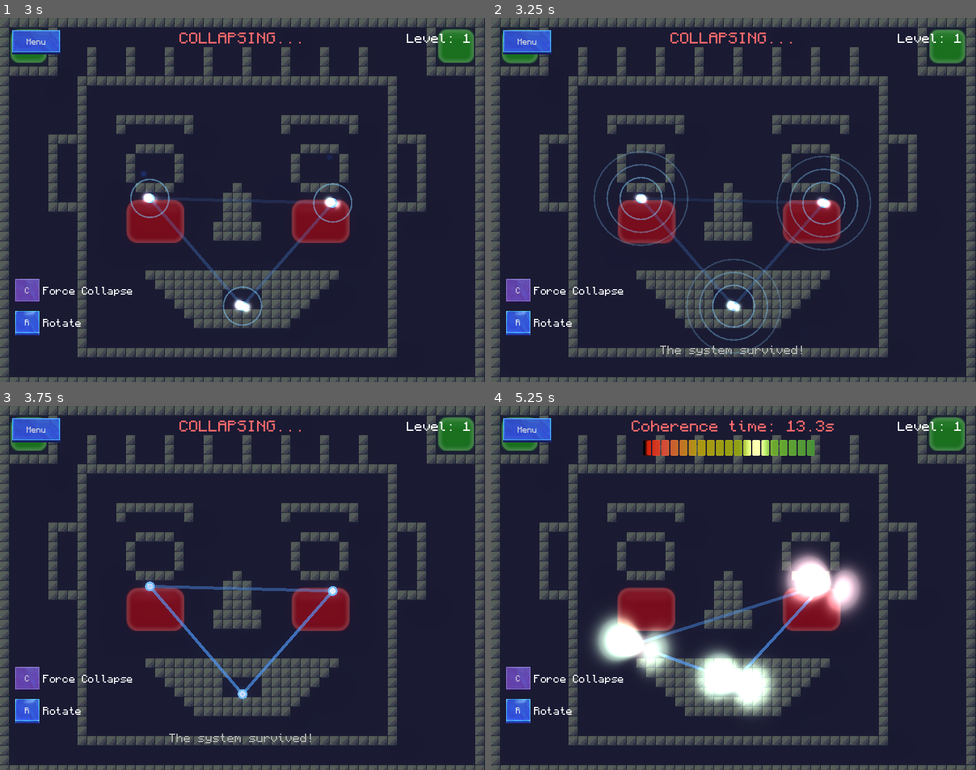
Above: before the commit, frames 1-4 (two rows, left to right).
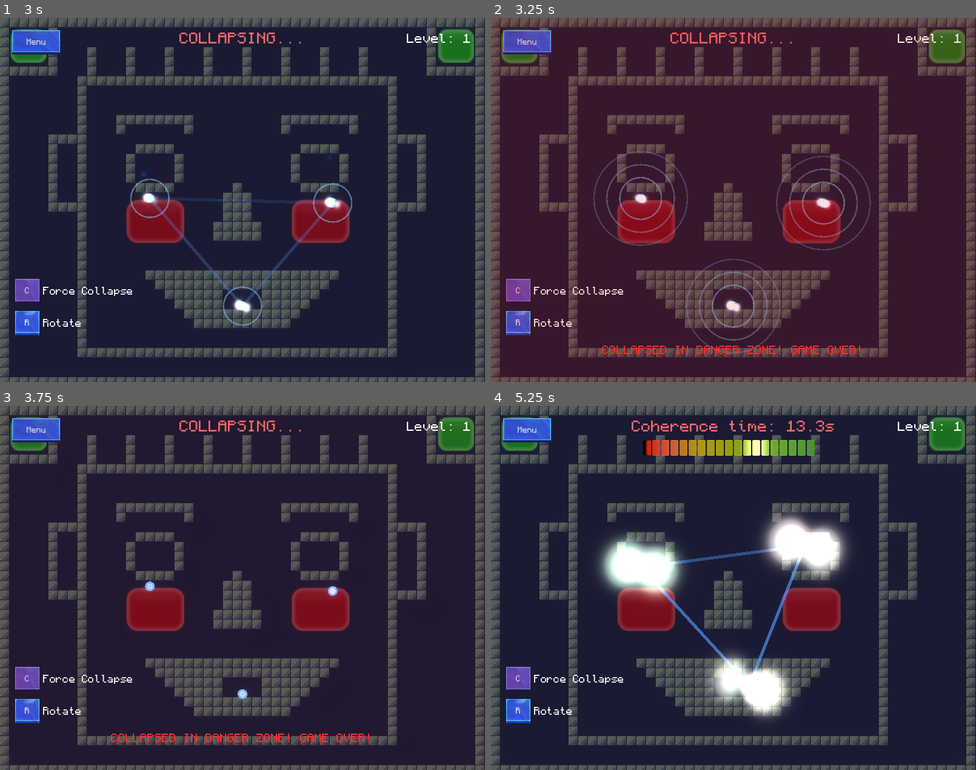
Above: after the commit, the same moments.

Repository: magnoint13/brinqo-2026
Game: Godot game, scene res://levels/Level09.tscn
Same seed, same stepped clock (60 frames per second), same inputs: the game is played once before the commit and once after it. This scene is started directly instead of the project's main scene. Sound files missing from this copy of the repository are replaced by a short silence.
Inputs:
- Up to frame 1 (3 s): click "C" at 0.5 s; hold D 1.28-2 s; hold R 1.28-2 s; tap Space at 1.52 s; click "R" at 2 s; hold S from 2.78 s (still down); tap C at 2.85 s
- Up to frame 2 (3.25 s): keep holding S; tap Space at 3.02 s
- Up to frame 3 (3.75 s): release S at 3.53 s; hold D from 3.53 s (still down); hold R from 3.53 s (still down)
- Up to frame 4 (5.25 s): tap Enter at 4.25 s; release D at 4.28 s; release R at 4.28 s; hold W 4.28-5.03 s; tap C at 4.35 s; tap Space at 4.52 s; hold A from 5.03 s (still down); hold R from 5.03 s (still down)

Frame 1 is identical in both runs. In frame 2, 77% of the frame differs, in the area x 0-100%, y 0-100%; in frame 3, 1.3%; in frame 4, 12%.

Commit message:
Win popup

Diff:
--- a/autoload/GameManager.gd
+++ b/autoload/GameManager.gd
@@ -21,6 +21,15 @@
 	get_tree().change_scene_to_file(level_path)
 
 func complete_current_level():
+	mark_level_complete()
+
+	var next_level = current_level + 1
+	if next_level <= TOTAL_LEVELS:
+		show_level_complete_screen()
+	else:
+		show_game_complete_screen()
+
+func mark_level_complete():
 	level_completed.emit(current_level)
 
 	var next_level = current_level + 1
@@ -29,18 +38,13 @@
 		level_unlocked.emit(next_level)
 		save_progress()
 
-	if next_level <= TOTAL_LEVELS:
-		show_level_complete_screen()
-	else:
-		show_game_complete_screen()
-
 func show_level_complete_screen():
-	await get_tree().create_timer(2.0).timeout
-	go_to_level_select()
+	# This is now handled by the WinPopup in the game scene
+	pass
 
 func show_game_complete_screen():
-	await get_tree().create_timer(2.0).timeout
-	go_to_main_menu()
+	# This is now handled by the WinPopup in the game scene
+	pass
 
 func restart_current_level():
 	start_level(current_level)
--- a/levels/Level01.tscn
+++ b/levels/Level01.tscn
@@ -1,8 +1,8 @@
 [gd_scene format=3 uid="uid://d0ei0humym7xm"]
 
-[ext_resource type="Script" uid="uid://ct2w8kj0h5k3n" path="res://scripts/main.gd" id="1_main"]
-[ext_resource type="Script" uid="uid://h6k4g2dkqdyw" path="res://scripts/particles_container.gd" id="2_container"]
-[ext_resource type="VideoStream" uid="uid://bp26wjy37fi6o" path="res://resources/Backgrounds/01.ogv" id="4_ke2w7"]
+[ext_resource type="Script" uid="uid://dkc7esyr3coot" path="res://scripts/main.gd" id="1_main"]
+[ext_resource type="Script" uid="uid://cyumxs3xlax8d" path="res://scripts/particles_container.gd" id="2_container"]
+[ext_resource type="VideoStream" uid="uid://bp26wjy37fi6o" path="res://resources/backgrounds/01.ogv" id="4_ke2w7"]
 [ext_resource type="PackedScene" uid="uid://hud001" path="res://ui/HUD.tscn" id="5_hud"]
 [ext_resource type="PackedScene" uid="uid://b3wacdn6krm77" path="res://scenes/VFXManager.tscn" id="6_vfxmanager"]
 [ext_resource type="Texture2D" uid="uid://cpa4euhh5ih3g" path="res://resources/green_zone_tile.png" id="7_j3ln7"]
--- a/levels/Level09.tscn
+++ b/levels/Level09.tscn
@@ -242,14 +242,14 @@
 
 [node name="RedZone" type="Node2D" parent="." unique_id=1662637452]
 
-[node name="TileMapLayer5" type="TileMapLayer" parent="RedZone" unique_id=85765890]
+[node name="TileMapLayer" type="TileMapLayer" parent="RedZone" unique_id=85765890]
 material = SubResource("ShaderMaterial_1614b")
 position = Vector2(385, 227.5)
 scale = Vector2(6, 4.5)
 tile_map_data = PackedByteArray("AAABAAEAAQAAAAAAAAA=")
 tile_set = SubResource("TileSet_fgqnm")
 
-[node name="TileMapLayer6" type="TileMapLayer" parent="RedZone" unique_id=1598477825]
+[node name="TileMapLayer2" type="TileMapLayer" parent="RedZone" unique_id=1598477825]
 material = SubResource("ShaderMaterial_1614b")
 position = Vector2(112.5, 227.5)
 scale = Vector2(6, 4.5)
--- a/resources/translations/translations.csv
+++ b/resources/translations/translations.csv
@@ -37,3 +37,7 @@
 ENTANGLE_BREAK,Entanglement broke!,¡Entrelazamiento roto!,¡Entrelazamento roto!
 RE_ENTANGLEMENT,RE-ENTANGLEMENT!,¡ENTRELAZAMIENTO!,¡ENTRELAZAMENTO!
 TUNNEL_TIP,TIP: Collapse position is influenced by the direction of movement,CONSEJO: Posición del colapso es influenciada por dirección de movimiento, CONSELLO: Posición do colapso está influenciada pola dirección do movemento
+LEVEL_COMPLETE,LEVEL COMPLETE!,¡NIVEL COMPLETADO!,¡NIVEL COMPLETADO!
+NEXT_LEVEL,Next Level,Siguiente nivel,Seguinte nivel
+MAIN_MENU,Main Menu,Menú principal,Menú principal
+GAME_COMPLETE,All Levels Complete!,¡Todos los niveles completados!,¡Todos os niveis completados!
--- a/scripts/main.gd
+++ b/scripts/main.gd
@@ -11,7 +11,7 @@
 @onready var particles_node = $Particles
 @onready var collapse_timer = $CollapseTimer
 @onready var camera = $Camera2D
-@onready var red_zones = $RedZone/TileMapLayer
+@onready var red_zones = $RedZone
 @onready var green_zones = $GreenZone
 @onready var hud = $HUD
 
@@ -240,7 +240,6 @@
 	else: # green - win condition
 		game_won = true
 		hud.set_game_over()  # Prevent further pausing
-		hud.set_status_text(tr("GAME_WIN_STABILIZED"), Color(0.31, 1, 0.4))
 		create_flash_overlay(Color(0, 1, 0, 0.15), 0.8)
 		#VFXSpawner.spawn_burst(survivor.global_position, Color.GREEN)
 		screen_shake(2.5, 0.4)
@@ -253,7 +252,12 @@
 		player.play()
 		player.finished.connect(player.queue_free)
 
-		GameManager.complete_current_level()
+		# Wait for win sound to play (1 second delay)
+		await get_tree().create_timer(1.0).timeout
+
+		# Show win popup instead of auto-redirecting
+		GameManager.mark_level_complete()
+		hud.show_win_popup(GameManager.current_level)
 
 # NOTE: not currently used
 func dissolve_particle(particle):
@@ -281,9 +285,11 @@
 			i += 1
 
 	if red_zones:
-		var red_cell = red_zones.local_to_map(red_zones.to_local(pos))
-		if red_zones.get_cell_source_id(red_cell) != -1:
-			return -1
+		for zone in red_zones.get_children():
+			if zone is TileMapLayer:
+				var red_cell = zone.local_to_map(zone.to_local(pos))
+				if zone.get_cell_source_id(red_cell) != -1:
+					return -1
 
 
 
--- a/ui/HUD.gd
+++ b/ui/HUD.gd
@@ -8,6 +8,7 @@
 @onready var rotate_button = $UI/RotateContainer/RotateButton
 @onready var collapse_button = $UI/CollapseContainer/CollapseButton
 @onready var level_label = $UI/LevelLabel
+@onready var win_popup = $UI/WinPopup
 
 var max_collapse_time: float = 15.0
 var is_paused: bool = false
@@ -126,3 +127,11 @@
 
 func set_rotate_button_visual_pressed(pressed: bool):
 	_set_button_pressed_style(rotate_button, pressed)
+
+# Show win popup with level completion
+func show_win_popup(level_number: int):
+	win_popup.show_win_popup(level_number)
+
+# Hide win popup
+func hide_win_popup():
+	win_popup.hide_win_popup()
--- a/ui/HUD.tscn
+++ b/ui/HUD.tscn
@@ -1,10 +1,11 @@
 [gd_scene format=3 uid="uid://hud001"]
 
-[ext_resource type="Script" uid="uid://ctdt1mk02vrdo" path="res://ui/HUD.gd" id="1_hud"]
+[ext_resource type="Script" path="res://ui/HUD.gd" id="1_hud"]
 [ext_resource type="Theme" uid="uid://d4m4ag7b1ij46" path="res://resources/Default.tres" id="2_jd13s"]
 [ext_resource type="Theme" uid="uid://h1h8pvvenlnw" path="res://resources/Default2.tres" id="3_wxbmk"]
 [ext_resource type="FontFile" uid="uid://x3fb15mhp08b" path="res://resources/minecraft_font.ttf" id="4_wxbmk"]
 [ext_resource type="PackedScene" uid="uid://djof7vib23it1" path="res://ui/PauseMenu.tscn" id="5_pausemenu"]
+[ext_resource type="PackedScene" uid="uid://bvub7wg5m18cq" path="res://ui/WinPopup.tscn" id="6_winpopup"]
 [ext_resource type="Shader" uid="uid://1xewyc46i2fe" path="res://resources/shaders/collapse_progress_bar.gdshader" id="6_shader"]
 [ext_resource type="Texture2D" uid="uid://bo50a78qof8ki" path="res://resources/gradient_x.tres" id="7_gradx"]
 [ext_resource type="Texture2D" uid="uid://cm8o3pxbenr20" path="res://resources/gradient_y.tres" id="8_grady"]
@@ -160,3 +161,7 @@
 [node name="PauseMenu" parent="UI" unique_id=275002152 instance=ExtResource("5_pausemenu")]
 visible = false
 layout_mode = 1
+
+[node name="WinPopup" parent="UI" unique_id=999999999 instance=ExtResource("6_winpopup")]
+visible = false
+layout_mode = 1
--- /dev/null
+++ b/ui/WinPopup.gd
@@ -0,0 +1,48 @@
+extends Control
+
+@onready var title_label: Label = $CenterContainer/VBoxContainer/TitleLabel
+@onready var level_label: Label = $CenterContainer/VBoxContainer/LevelLabel
+@onready var main_menu_button: Button = $CenterContainer/VBoxContainer/MainMenuButton
+@onready var next_level_button: Button = $CenterContainer/VBoxContainer/NextLevelButton
+
+var current_level: int = 1
+
+func _ready():
+	visible = false
+	main_menu_button.pressed.connect(_on_main_menu_pressed)
+	next_level_button.pressed.connect(_on_next_level_pressed)
+
+func show_win_popup(level_number: int):
+	current_level = level_number
+	visible = true
+
+	# Update level text
+	level_label.text = tr("LEVEL_BUTTON_PREFIX") + " " + str(current_level)
+
+	# Check if this is the last level
+	var next_level = current_level + 1
+	if next_level > GameManager.TOTAL_LEVELS:
+		# This is the final level
+		next_level_button.text = tr("GAME_COMPLETE")
+		next_level_button.disabled = true
+	else:
+		next_level_button.text = tr("NEXT_LEVEL")
+		next_level_button.disabled = false
+
+	# Pause the game
+	get_tree().paused = true
+
+func hide_win_popup():
+	visible = false
+
+func _on_main_menu_pressed():
+	hide_win_popup()
+	get_tree().paused = false
+	GameManager.go_to_main_menu()
+
+func _on_next_level_pressed():
+	hide_win_popup()
+	get_tree().paused = false
+	var next_level = current_level + 1
+	if next_level <= GameManager.TOTAL_LEVELS:
+		GameManager.start_level(next_level)
--- /dev/null
+++ b/ui/WinPopup.tscn
@@ -0,0 +1,70 @@
+[gd_scene format=3 uid="uid://bvub7wg5m18cq"]
+
+[ext_resource type="Script" uid="uid://0xlxdphor2b7" path="res://ui/WinPopup.gd" id="1_script"]
+[ext_resource type="Theme" uid="uid://d4m4ag7b1ij46" path="res://resources/Default.tres" id="2_theme"]
+[ext_resource type="FontFile" uid="uid://x3fb15mhp08b" path="res://resources/minecraft_font.ttf" id="3_font"]
+
+[node name="WinPopup" type="Control" unique_id=987654321]
+process_mode = 3
+layout_mode = 3
+anchors_preset = 15
+anchor_right = 1.0
+anchor_bottom = 1.0
+grow_horizontal = 2
+grow_vertical = 2
+script = ExtResource("1_script")
+
+[node name="Background" type="ColorRect" parent="." unique_id=111111111]
+layout_mode = 1
+anchors_preset = 15
+anchor_right = 1.0
+anchor_bottom = 1.0
+grow_horizontal = 2
+grow_vertical = 2
+color = Color(0, 0, 0, 0.7)
+
+[node name="CenterContainer" type="CenterContainer" parent="." unique_id=222222222]
+layout_mode = 1
+anchors_preset = 15
+anchor_right = 1.0
+anchor_bottom = 1.0
+grow_horizontal = 2
+grow_vertical = 2
+
+[node name="VBoxContainer" type="VBoxContainer" parent="CenterContainer" unique_id=333333333]
+layout_mode = 2
+theme_override_constants/separation = 20
+
+[node name="TitleLabel" type="Label" parent="CenterContainer/VBoxContainer" unique_id=444444444]
+layout_mode = 2
+theme_override_fonts/font = ExtResource("3_font")
+theme_override_font_sizes/font_size = 48
+text = "LEVEL_COMPLETE"
+horizontal_alignment = 1
+
+[node name="LevelLabel" type="Label" parent="CenterContainer/VBoxContainer" unique_id=555555555]
+layout_mode = 2
+theme_override_fonts/font = ExtResource("3_font")
+theme_override_font_sizes/font_size = 24
+text = "Level 1"
+horizontal_alignment = 1
+
+[node name="Spacer" type="Control" parent="CenterContainer/VBoxContainer" unique_id=666666666]
+custom_minimum_size = Vector2(0, 40)
+layout_mode = 2
+
+[node name="MainMenuButton" type="Button" parent="CenterContainer/VBoxContainer" unique_id=777777777]
+custom_minimum_size = Vector2(210, 50)
+layout_mode = 2
+size_flags_horizontal = 4
+theme = ExtResource("2_theme")
+theme_override_font_sizes/font_size = 20
+text = "MAIN_MENU"
+
+[node name="NextLevelButton" type="Button" parent="CenterContainer/VBoxContainer" unique_id=888888888]
+custom_minimum_size = Vector2(210, 50)
+layout_mode = 2
+size_flags_horizontal = 4
+theme = ExtResource("2_theme")
+theme_override_font_sizes/font_size = 20
+text = "NEXT_LEVEL"
Not shown: 1 places in levels/Level02.tscn that only renumber resources
Not shown: 1 places in levels/Level03.tscn that only renumber resources
Not shown: 2 places in levels/Level04.tscn that only renumber resources
Not shown: 1 places in levels/Level05.tscn that only renumber resources
Not shown: 1 places in levels/Level06.tscn that only renumber resources
Not shown: 1 places in levels/Level07.tscn that only renumber resources
Not shown: 1 places in levels/Level08.tscn that only renumber resources
Not shown: 1 places in levels/Level09.tscn that only renumber resources
Not shown: 1 places in levels/Level10.tscn that only renumber resources
Binary file changed: resources/translations/translations.en.translation
Binary file changed: resources/translations/translations.es.translation
Binary file changed: resources/translations/translations.gl.translation
(and 3 more such lines)
